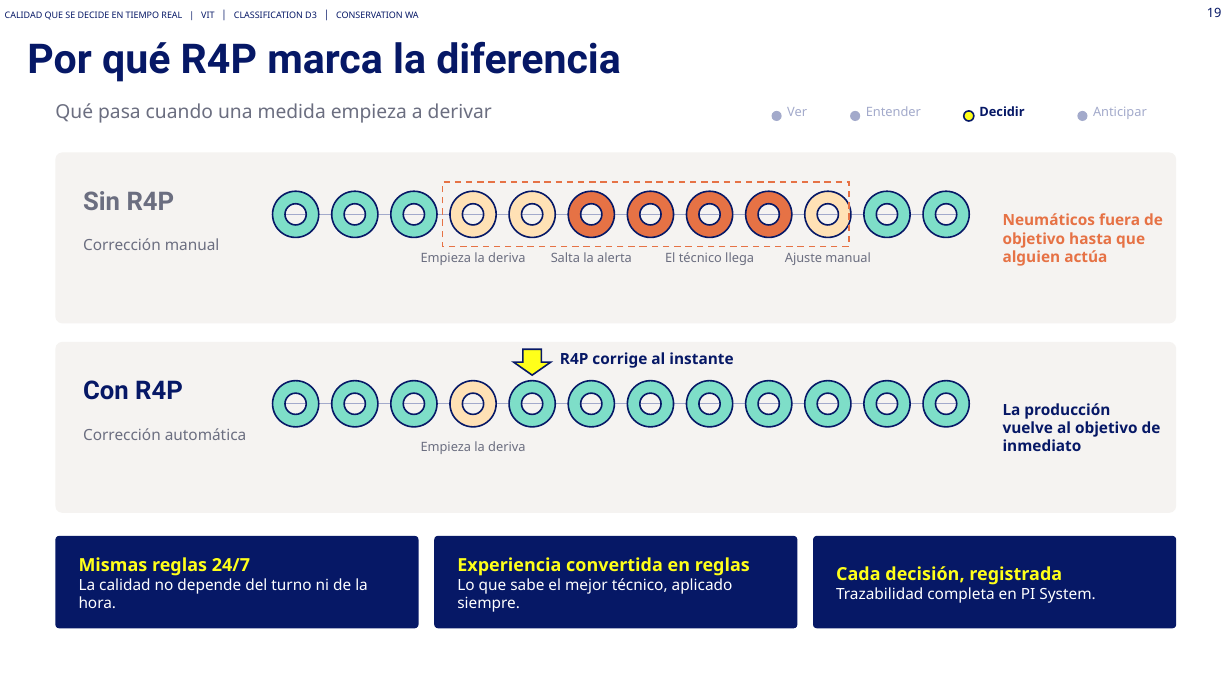
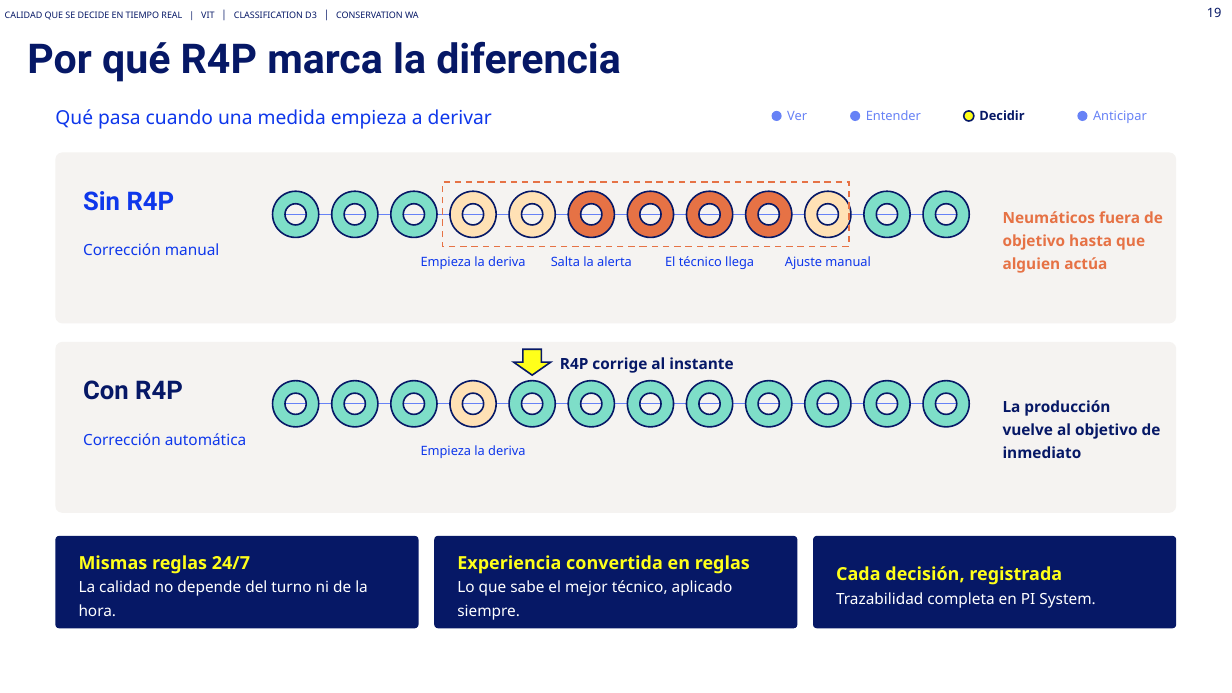
Before and after one commit to Asierenux/blank-app, a slide deck: slide 19 of presentaciones/Michelin_Hyundai_Fabricacion_Digital_ES_plantilla2026.pptx. Drawn at 1232x693 pixels with LibreOffice and Linux fonts; fonts in the diff are those of the drawing. Boxes give left, top, right and bottom in pixels: in the first picture for what was removed or moved away, otherwise in the second. Text is boxed around its words. In the diff, an @@ line names an element or a change of style, - is before the commit and + after.

```diff
--- a/presentaciones/Michelin_Hyundai_Fabricacion_Digital_ES_plantilla2026.pptx
+++ b/presentaciones/Michelin_Hyundai_Fabricacion_Digital_ES_plantilla2026.pptx
@@ text "Qué pasa cuando una medida ..." at bbox=[55, 109, 492, 129]: text colour #6B6E80 to #0E37EB; line spacing 1 to 22pt @@
@@ text "Decidir" at bbox=[979, 110, 1024, 120]: line spacing 1 to 15pt @@
@@ fill #A3AACB to #6782F6 in 3 elements at bbox=[772, 111, 782, 121], bbox=[850, 111, 860, 121], bbox=[1078, 111, 1088, 121] @@
@@ text colour #A3AACB to #6782F6; line spacing 1 to 15pt in 3 elements at bbox=[787, 111, 807, 120], bbox=[866, 110, 921, 120], bbox=[1093, 110, 1147, 123] @@
@@ text "Sin R4P" at bbox=[83, 191, 175, 211]: text colour #6B6E80 to #0E37EB @@
@@ text "Corrección manual" at bbox=[83, 243, 220, 255]: text colour #6B6E80 to #0E37EB; line spacing 1 to 18pt @@
@@ line (273, 214) - (970, 214): stroke #A3AACB 1 pt to #6782F6 1 pt @@
@@ line spacing 1 to 18pt in 3 elements at bbox=[1003, 211, 1163, 273], bbox=[560, 357, 733, 373], bbox=[1003, 400, 1161, 458] @@
@@ line (273, 404) - (970, 404): stroke #A3AACB 1 pt to #6782F6 1 pt @@
@@ text "Corrección automática" at bbox=[83, 433, 246, 445]: text colour #6B6E80 to #0E37EB; line spacing 1 to 18pt @@
@@ text colour #6B6E80 to #0E37EB; line spacing 1 to 15pt in 5 elements at bbox=[421, 256, 525, 269], bbox=[551, 256, 632, 266], bbox=[665, 256, 754, 269], bbox=[785, 256, 870, 269], bbox=[421, 445, 525, 458] @@
@@ line spacing 1 to 21pt; line spacing 1 to 18pt in 3 elements at bbox=[79, 555, 368, 616], bbox=[457, 555, 750, 620], bbox=[836, 566, 1095, 608] @@
```
Also in this commit, not shown: 20 other slides changed, 1 other file.
